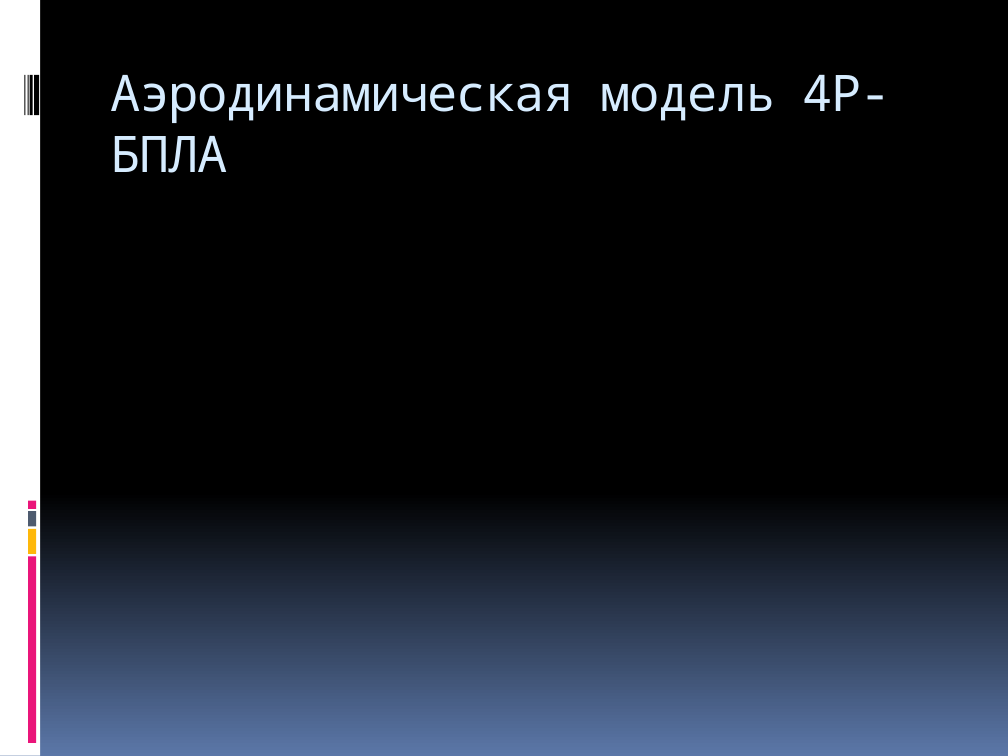
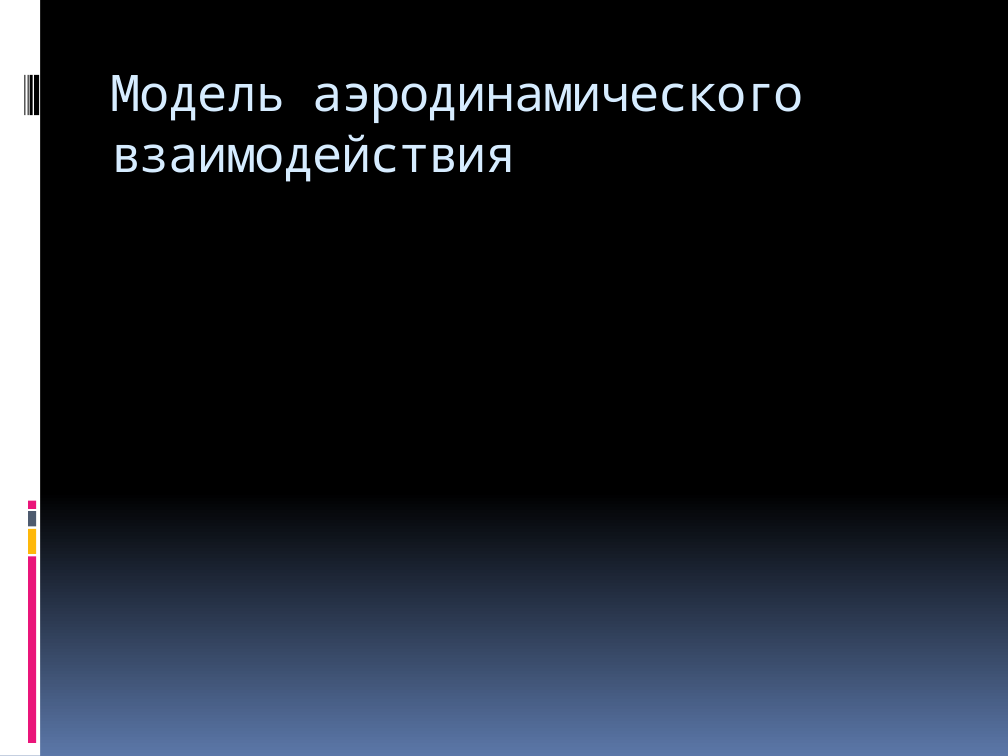
Before and after one commit to yaceq/quadro-xds, a slide deck: slide 13 of Docs/Medias2012.pptx (slide 12 before the commit). Drawn at 1008x756 pixels with LibreOffice and Linux fonts; fonts in the diff are those of the drawing. Boxes give left, top, right and bottom in pixels: in the first picture for what was removed or moved away, otherwise in the second. Text is boxed around its words. In the diff, an @@ line names an element or a change of style, - is before the commit and + after.

```diff
--- a/Docs/Medias2012.pptx
+++ b/Docs/Medias2012.pptx
@@ title at [111,75,805,182]: text changed @@
-Аэродинамическая модель 4Р-БПЛА
+Модель аэродинамического взаимодействия
```
Also in this commit, not shown: 1 other slide changed, 9 slides added, 1 slide removed, 1 other file.
